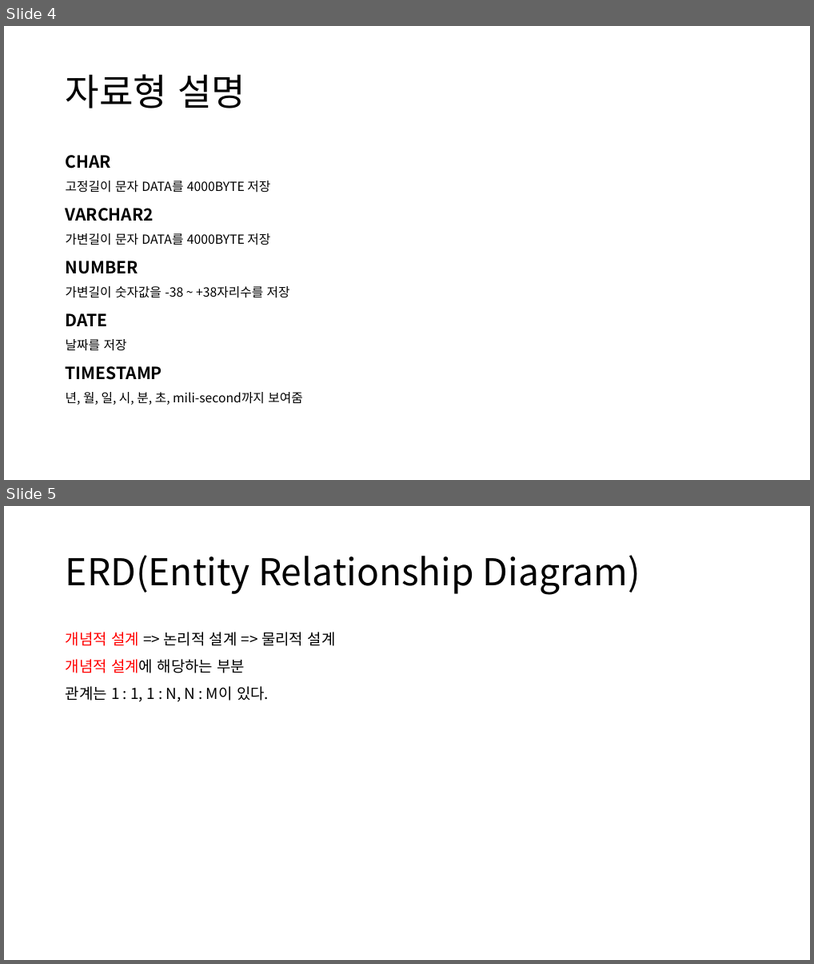
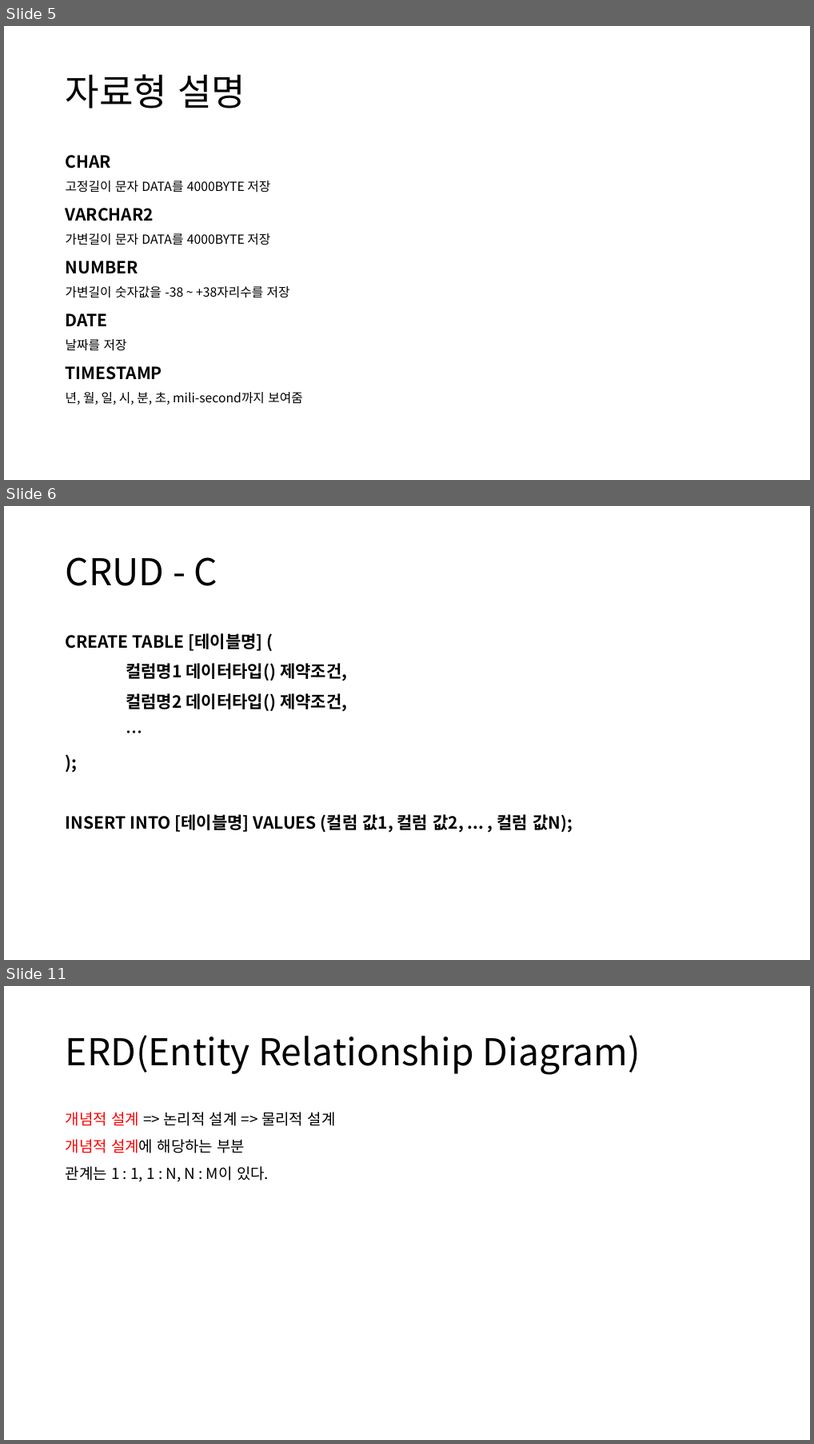
Before and after one commit to 98jiyong/DB, a slide deck: 자료/DB정리.pptx. Shown one above the other, each under a label of ours: slides 4 and 5 before the commit, slides 5, 6 and 11 after it; the slides between them are not shown. The pictures are 814x964 and 814x1444 pixels, drawn with LibreOffice and Linux fonts; fonts in the diff are those of the drawing. Boxes give left, top, right and bottom in pixels: in the first picture for what was removed or moved away, otherwise in the second. Text is boxed around its words. In the diff, an @@ line names an element or a change of style, - is before the commit and + after.

```diff
--- a/자료/DB정리.pptx
+++ b/자료/DB정리.pptx
@@ slide 6 added at (4, 506, 810, 960), background #FFFFFF @@
@@ title added at (66, 557, 217, 586), 44 pt, text #000000 @@
+CRUD - C
@@ text added at (66, 633, 573, 832), 20 pt, text #000000, bold @@
+CREATE TABLE [테이블명] (
+컬럼명1 데이터타입() 제약조건,
+컬럼명2 데이터타입() 제약조건,
+…
+);
+INSERT INTO [테이블명] VALUES (컬럼 값1, 컬럼 값2, ... , 컬럼 값N);
@@ what was slide 4 is now slide 5 @@
@@ what was slide 5 is now slide 11 @@
```
Also in this commit, not shown: 2 slides changed, 4 other slides added.
